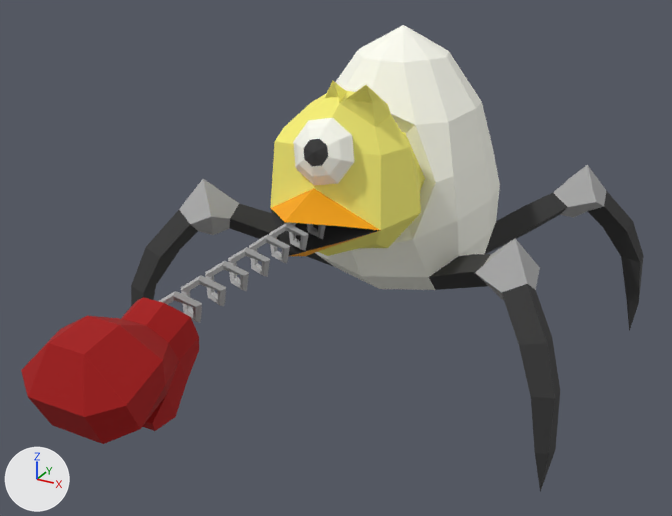
What one commit did to the FBX model Assets/Models/Enemy/Melee/Minion/minion.FBX.
Before and after are seen from a 50 mm camera at (1.41, -3.07, 1.88) aimed at (0.04, -0.57, 0.63). The lights are fixed; the arrows at lower left show +X, +Y and +Z. Where no turn or scale is listed for an object, it has been applied to the vertices.

The first picture shows 'minion'.
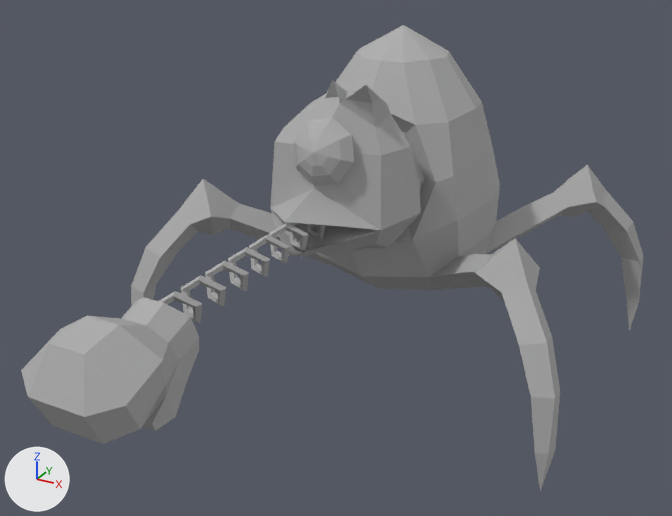
The change in detail:
me_mesh has 541 vertices, 570 faces and spans x -0.84..0.84, y -1.81..0.64, z 0.0..1.31.
me_mesh is used by ob_minion; location (0.0, 0.0, 0.0).
me_mesh part 1: all 59 faces that had it switch from mat_07___default (yellow #fff778) to mat_01___default (grey #aeaeae).
me_mesh part 2: all 8 faces that had it switch from mat_08___default (orange #ffaa00) to mat_01___default (grey #aeaeae).
me_mesh part 3: all 107 faces that had it switch from mat_02___default (white #fefef3) to mat_01___default (grey #aeaeae).
me_mesh part 4: all 112 faces that had it switch from mat_03___default (black #353535) to mat_01___default (grey #aeaeae).
me_mesh part 5: all 48 faces that had it switch from mat_09___default (red #a40000) to mat_01___default (grey #aeaeae).

Where the change shows, as pixel boxes (x1, y1, x2, y2) in the pictures (672 x 516 px):
part 1 of me_mesh, recoloured (yellow to grey): (270, 81, 425, 256) in both
part 2 of me_mesh, recoloured (orange to grey): (271, 188, 379, 256) in both
part 3 of me_mesh, recoloured (white to grey): (293, 25, 500, 290) in both
part 4 of me_mesh, recoloured (black to grey): (131, 139, 643, 492) in both
part 5 of me_mesh, recoloured (red to grey): (21, 297, 199, 444) in both
